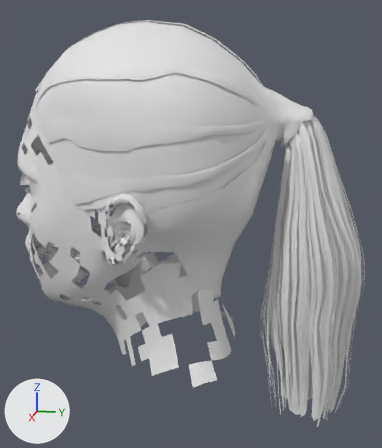
Before and after pictures for a commit that changed the glTF model data/sources/visage/Resources/Faces/ines.glb.
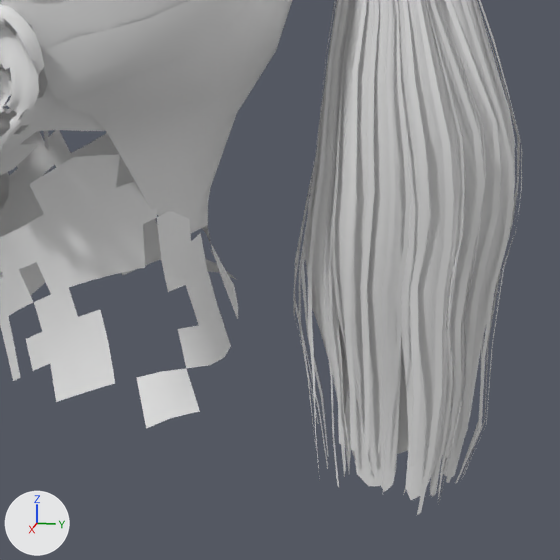
There are two pictures of each version: one whole from a 50 mm lens placed at (0.389, 0.057, 1.573), pointed at (-0.002, -0.021, 1.475), one close up on the part from 33% to 100% of the width and 43% to 100% of the height. The axes (+X, +Y, +Z) are drawn at lower left. The lights are the same throughout. The last two pictures show the newer version. Where no turn or scale is listed for an object, it has been applied to the vertices. Vertices at exactly the same position are counted once.

Objects in the first close-up: 'ines.hair', 'ines.head' and 2 more.
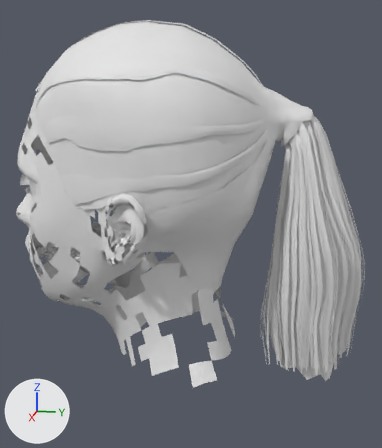
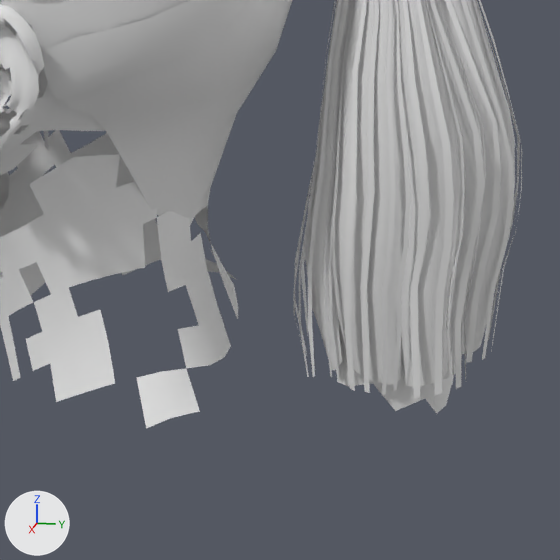
Where the change shows, as pixel boxes [x1, y1, x2, y2] in the close-ups (560 x 560 px):
'ines.hair', reshaped: before [0, 0, 522, 515]; after [0, 0, 522, 413]
part 1 of me_ponytail01, deleted: before [306, 332, 492, 515]
part 2 of me_ponytail01, deleted: before [190, 205, 208, 233]

The change, as a diff of the scene's bpy script:
```diff
--- a/data/sources/visage/Resources/Faces/ines.glb.py
+++ b/data/sources/visage/Resources/Faces/ines.glb.py
@@ me_ponytail01 @@
 # used by ob_ines_hair; location = (0.0, 0.0, 0.0)
 # verts and faces of me_ponytail01; kept vertices keep their numbers, new ones are numbered from 3399
 # before: 2429 (0.014, -0.003, 1.42), 2534 (-0.006, 0.002, 1.417) at pixel (207, 225), 2782 (0.011, 0.0, 1.427) at pixel (195, 214), 2784 (-0.003, 0.003, 1.426) at pixel (207, 205)
-me_ponytail01.from_pydata(...)  # 3399 vertices, 4966 faces; spans x -0.076..0.074, y -0.133..0.11, z 1.322..1.623
+me_ponytail01.from_pydata(...)  # 3121 vertices, 4580 faces; spans x -0.076..0.074, y -0.133..0.11, z 1.358..1.623
+# me_ponytail01 part 1
+# 278 vertices are removed from x -0.017..0.02, y 0.044..0.105, z 1.322..1.363
+# 384 faces are deleted
+# me_ponytail01 part 2
+delete_faces([(2429, 2534, 2782), (2534, 2784, 2782)])
```
